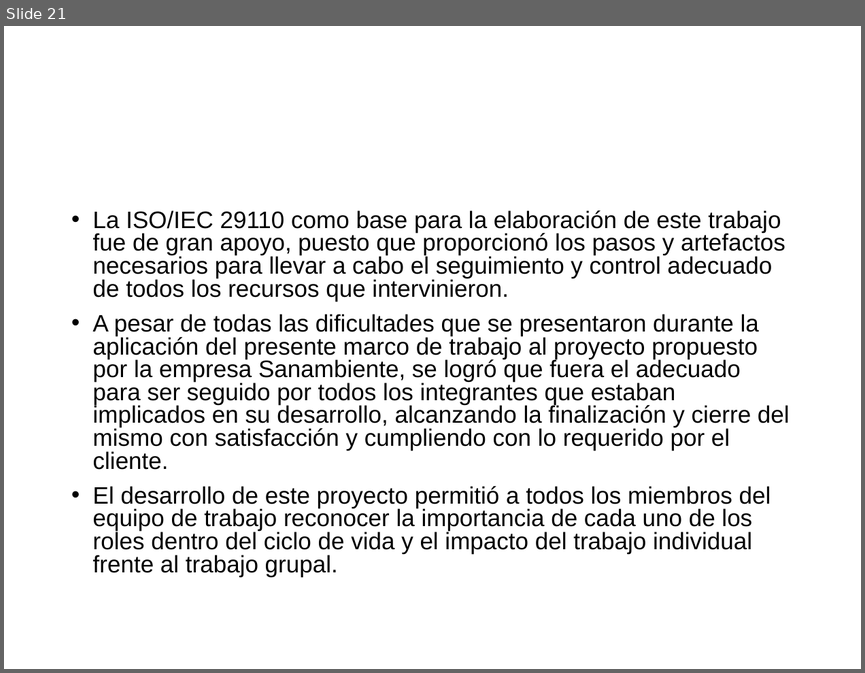
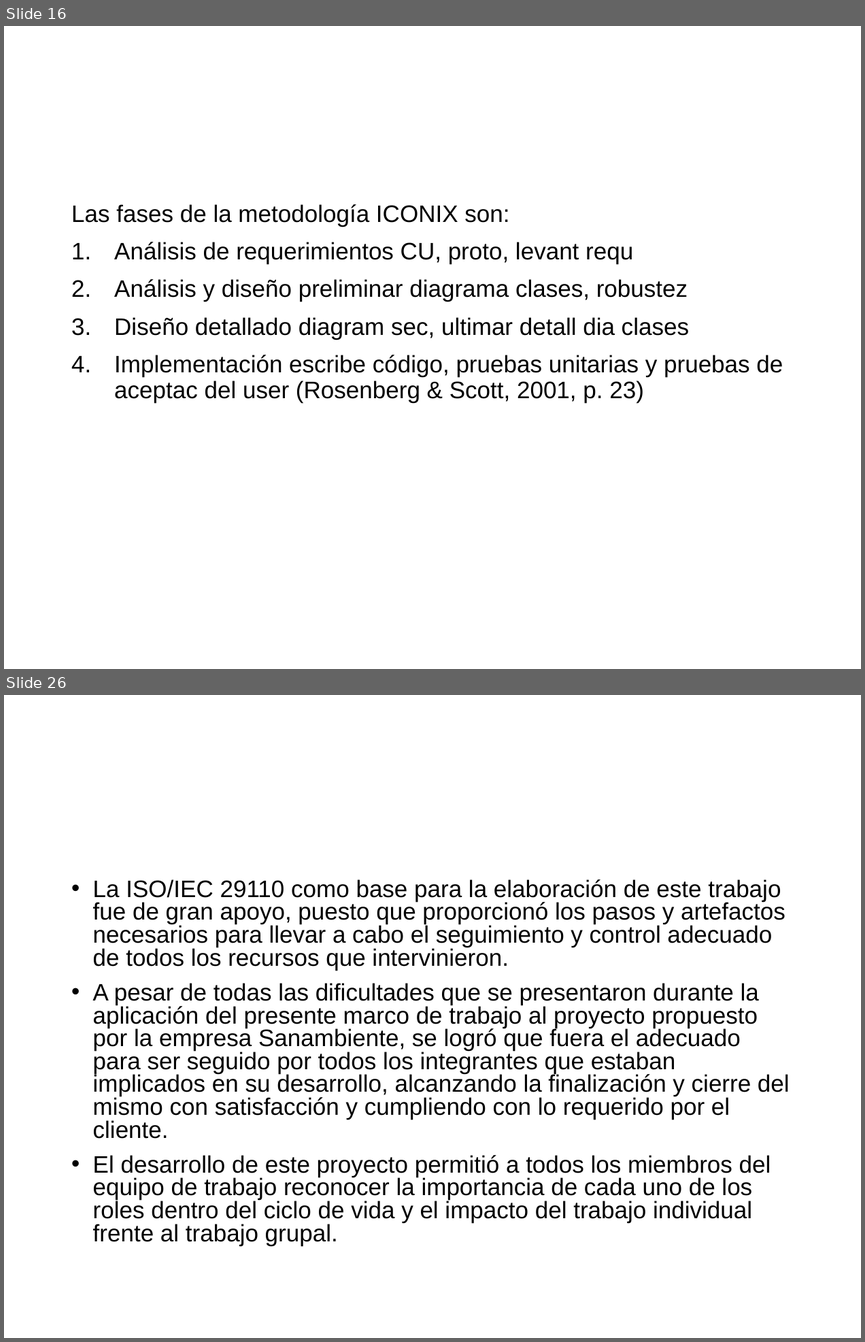
Before and after one commit to cristianpazu/Proyecto-Sanambiente, a slide deck: Documento(s) de proyecto de grado/Presentación del proyecto de grado.pptx. Shown one above the other, each under a label of ours: slide 21 before the commit, slides 16 and 26 after it; the slides between them are not shown. The pictures are 865x673 and 865x1342 pixels, drawn with LibreOffice and Linux fonts; fonts in the diff are those of the drawing; background and template pictures are left out. Boxes give left, top, right and bottom in pixels: in the first picture for what was removed or moved away, otherwise in the second. Text is boxed around its words. In the diff, an @@ line names an element or a change of style, - is before the commit and + after.

```diff
--- a/Documento(s) de proyecto de grado/Presentación del proyecto de grado.pptx
+++ b/Documento(s) de proyecto de grado/Presentación del proyecto de grado.pptx
@@ slide 16 added at box(4, 26, 861, 669), background picture (left out) @@
@@ title added at box(193, 81, 835, 152), 25 pt, text #FFFFFF, bold @@
+Marco teórico (6/6)
@@ text added at box(71, 204, 783, 402), 20 pt, text #000000 @@
+Las fases de la metodología ICONIX son:
+1. Análisis de requerimientos CU, proto, levant requ
+2. Análisis y diseño preliminar diagrama clases, robustez
+3. Diseño detallado diagram sec, ultimar detall dia clases
+4. Implementación escribe código, pruebas unitarias y pruebas de aceptac del user (Rosenberg & Scott, 2001, p. 23)
@@ what was slide 21 is now slide 26 @@
```
Also in this commit, not shown: 18 slides changed, 4 other slides added.
